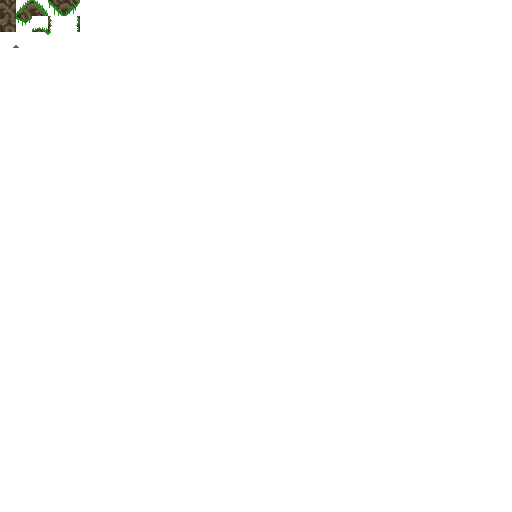
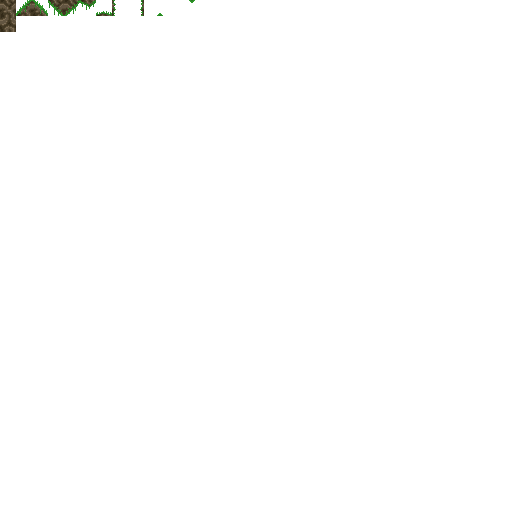
Before/after of a 512px x 512px layered artwork. What changed in the layer stack:
painted on "upper-right" over [13, 0, 195, 48]
painted on "upper-left" over [13, 0, 195, 48]
painted on "lower-right" over [13, 0, 195, 48]
painted on "lower-left" over [13, 0, 195, 48]
painted on "ul-corner" over [13, 0, 195, 48]
painted on "ur-corner" over [13, 0, 195, 48]
painted on "ll-corner" over [13, 0, 195, 48]
painted on "lr-corner" over [13, 0, 195, 48]
painted on "right" over [13, 0, 195, 48]
painted on "left" over [13, 0, 195, 48]
painted on "bottom" over [13, 0, 195, 48]
painted on "top" over [13, 0, 195, 48]
painted on "full alt 1" over [13, 0, 195, 48]
painted on "full" over [13, 0, 195, 48]
